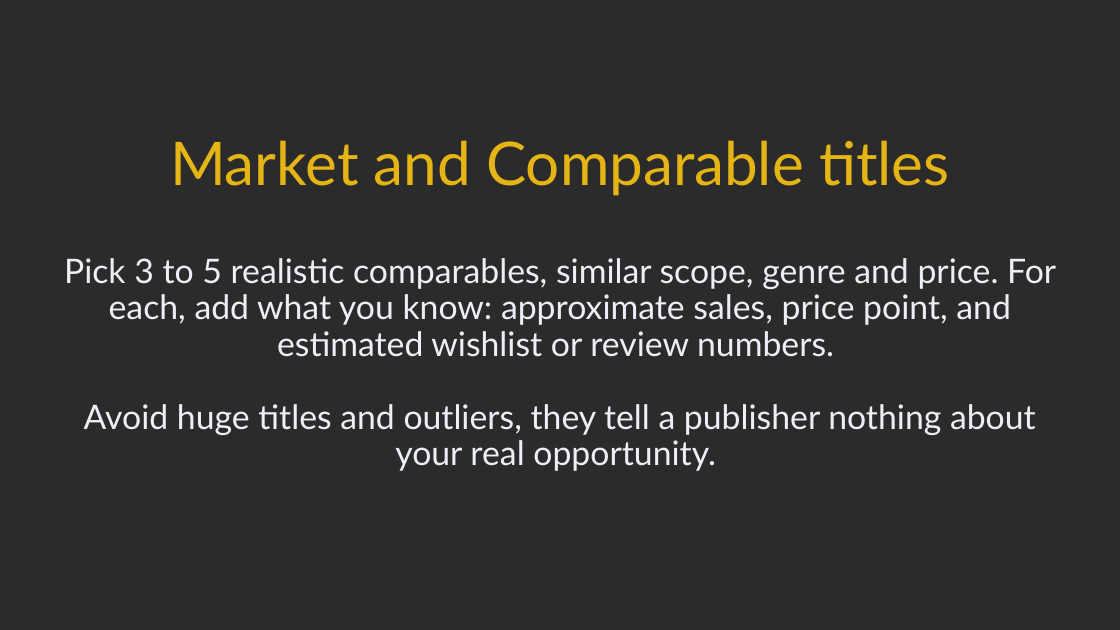
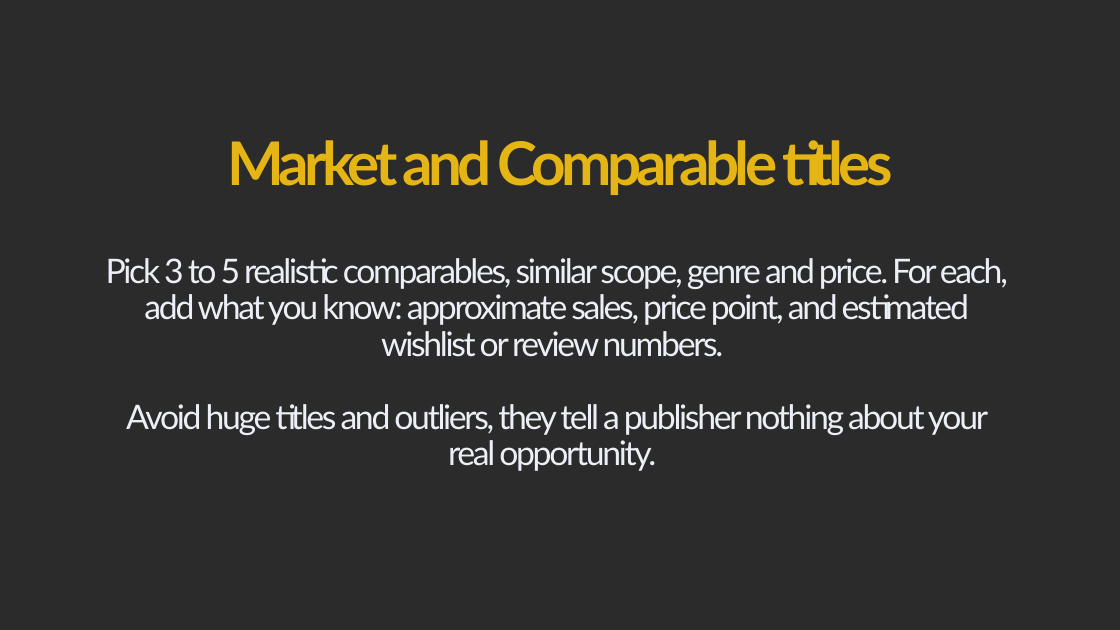
Before and after one commit to TheMaich/spritzconsulting, a slide deck: slide 8 of assets/pitch-deck-template/spritz-publisher-pitch-deck-template.pptx. Drawn at 1120x630 pixels with LibreOffice and Linux fonts; fonts in the diff are those of the drawing; background and template pictures are left out; a plain dark background stands for a picture behind light text. Boxes give left, top, right and bottom in pixels: in the first picture for what was removed or moved away, otherwise in the second. Text is boxed around its words. In the diff, an @@ line names an element or a change of style, - is before the commit and + after.

```diff
--- a/assets/pitch-deck-template/spritz-publisher-pitch-deck-template.pptx
+++ b/assets/pitch-deck-template/spritz-publisher-pitch-deck-template.pptx
@@ title "Market and Comparable titles" at box(227, 140, 893, 195): letter spacing 0 to -3 pt, bold on @@
@@ subtitle "Pick 3 to 5 realistic ...": place and size @@
-subtitle "Pick 3 to 5 realistic ..." at box(64, 258, 1056, 471)
+subtitle "Pick 3 to 5 realistic ..." at box(106, 258, 1008, 471)
@@ subtitle "Pick 3 to 5 realistic ..." at box(106, 258, 1008, 471): letter spacing 0 to -1.5 pt @@
```
Also in this commit, not shown: 13 other slides changed.
